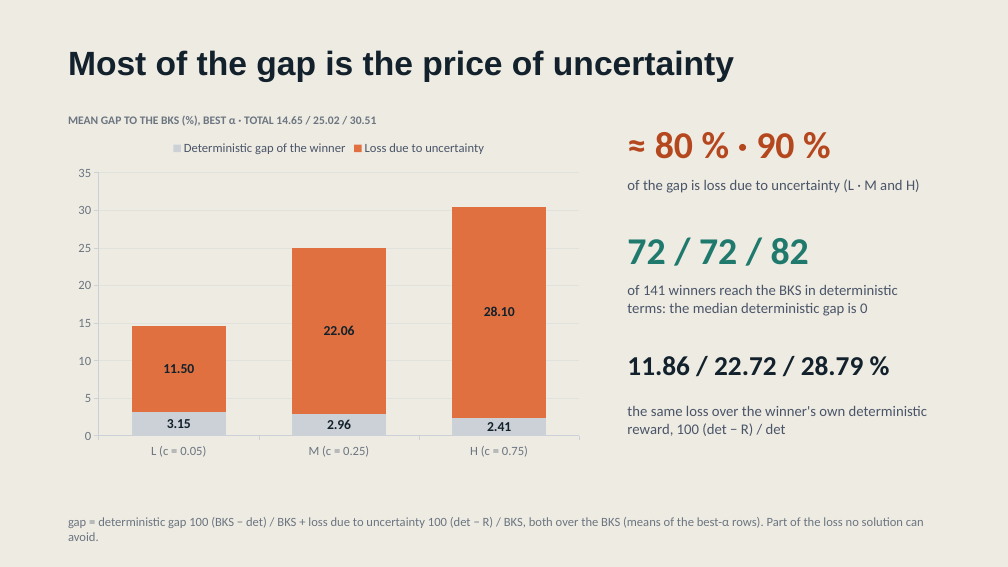
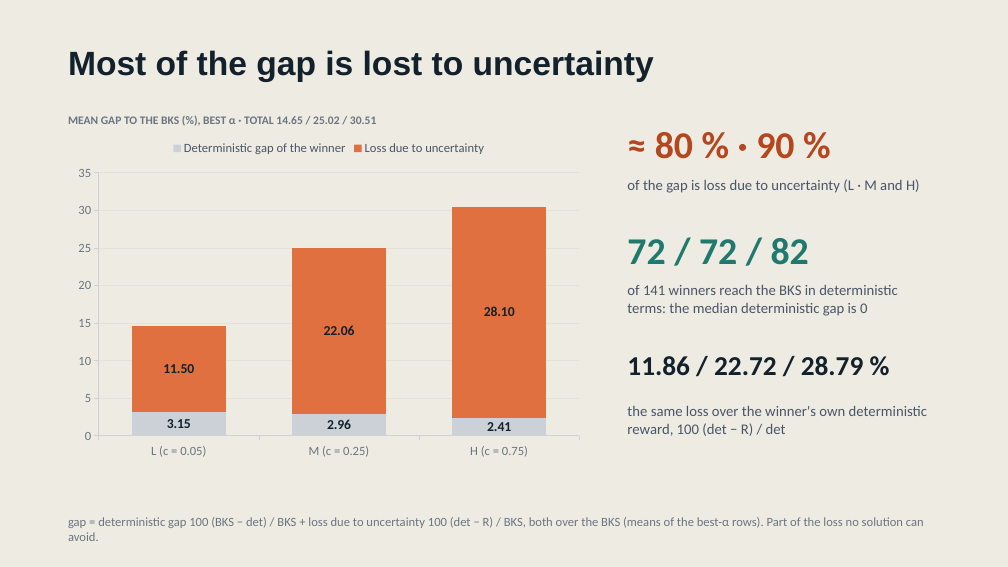
Before and after one commit to Inurria979/Heuristic-Algorithms-in-Transport-and-Finance, a slide deck: slide 11 of simTOP/docs/simTOP_simheuristic.pptx. Drawn at 1008x567 pixels with LibreOffice and Linux fonts; fonts in the diff are those of the drawing. Boxes give left, top, right and bottom in pixels: in the first picture for what was removed or moved away, otherwise in the second. Text is boxed around its words. In the diff, an @@ line names an element or a change of style, - is before the commit and + after.

```diff
--- a/simTOP/docs/simTOP_simheuristic.pptx
+++ b/simTOP/docs/simTOP_simheuristic.pptx
@@ text at box(68, 50, 654, 82): text changed @@
-Most of the gap is the price of uncertainty
+Most of the gap is lost to uncertainty
```
Also in this commit, not shown: 8 other slides changed, 18 other files.
